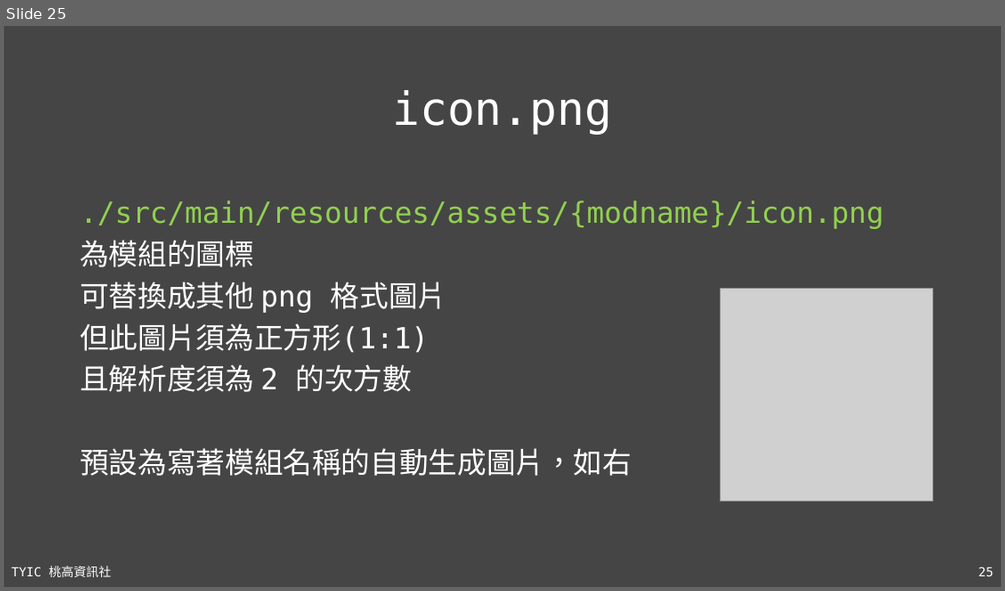
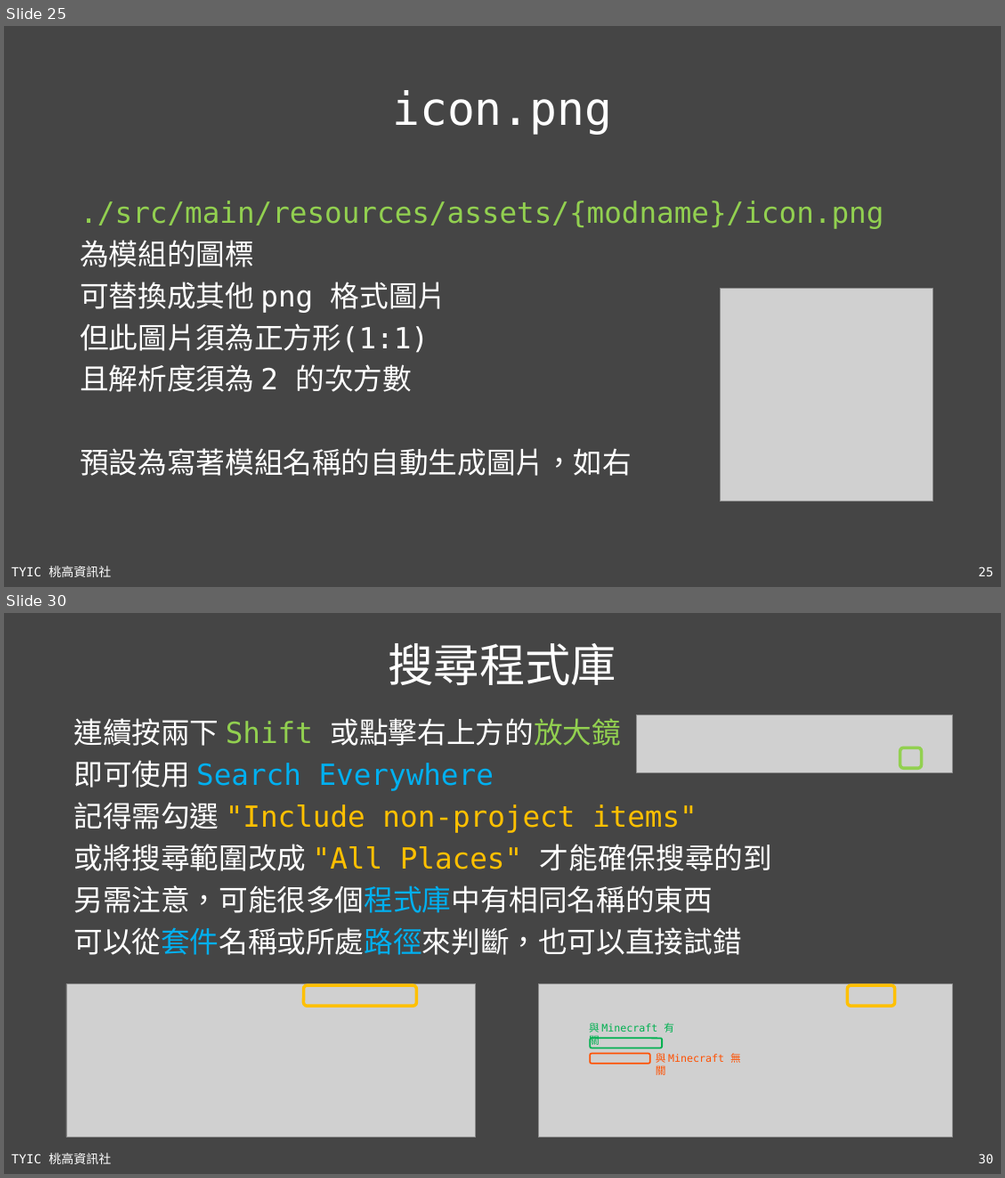
Before and after one commit to TYSHIC/slides, a slide deck: ppt/50_Java 專案：前置作業.pptx. Shown one above the other, each under a label of ours: slide 25 before the commit, slides 25 and 30 after it; the slides between them are not shown. The pictures are 1005x591 and 1005x1178 pixels, drawn with LibreOffice and Linux fonts; fonts in the diff are those of the drawing; grey boxes stand for pictures. Boxes give left, top, right and bottom in pixels: in the first picture for what was removed or moved away, otherwise in the second. Text is boxed around its words. In the diff, an @@ line names an element or a change of style, - is before the commit and + after.

Commit message:
feat: project - item

```diff
--- a/ppt/50_Java 專案：前置作業.pptx
+++ b/ppt/50_Java 專案：前置作業.pptx
@@ slide 30 added at (4, 613, 1001, 1174), background #454545; not listed: 2 template elements that a slide beside it also shows @@
@@ title added at (388, 643, 617, 685), 44 pt, text #FFFFFF @@
+搜尋程式庫
@@ text added at (73, 718, 772, 955), 28 pt, text #FFFFFF @@
+連續按兩下 Shift 或點擊右上方的放大鏡
+即可使用 Search Everywhere
+記得需勾選 "Include non-project items"
+或將搜尋範圍改成 "All Places" 才能確保搜尋的到
+另需注意，可能很多個程式庫中有相同名稱的東西
+可以從套件名稱或所處路徑來判斷，也可以直接試錯
@@ picture added at (637, 714, 952, 772) @@
@@ rounded rectangle added at (900, 747, 921, 768), outline #92D050 3 pt @@
@@ picture added at (66, 984, 476, 1137) @@
@@ rounded rectangle added at (304, 985, 417, 1005), outline #FFC000 3 pt @@
@@ group added at (539, 984, 953, 1137): 3 rounded rectangles, 2 texts, 1 picture @@
+與 Minecraft 有關
+與 Minecraft 無關
```
Also in this commit, not shown: 1 slide changed, 4 other slides added, 3 other files.
